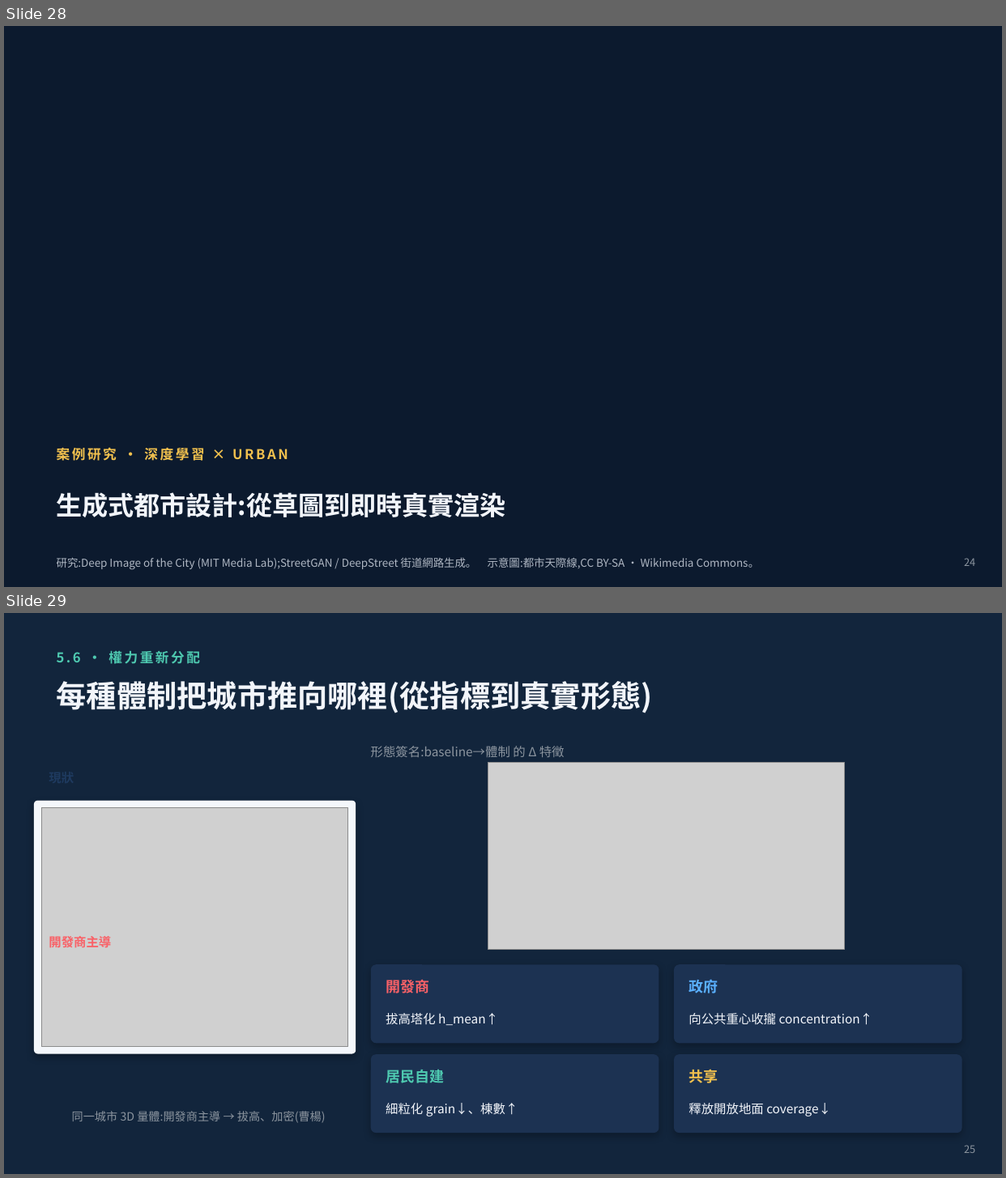
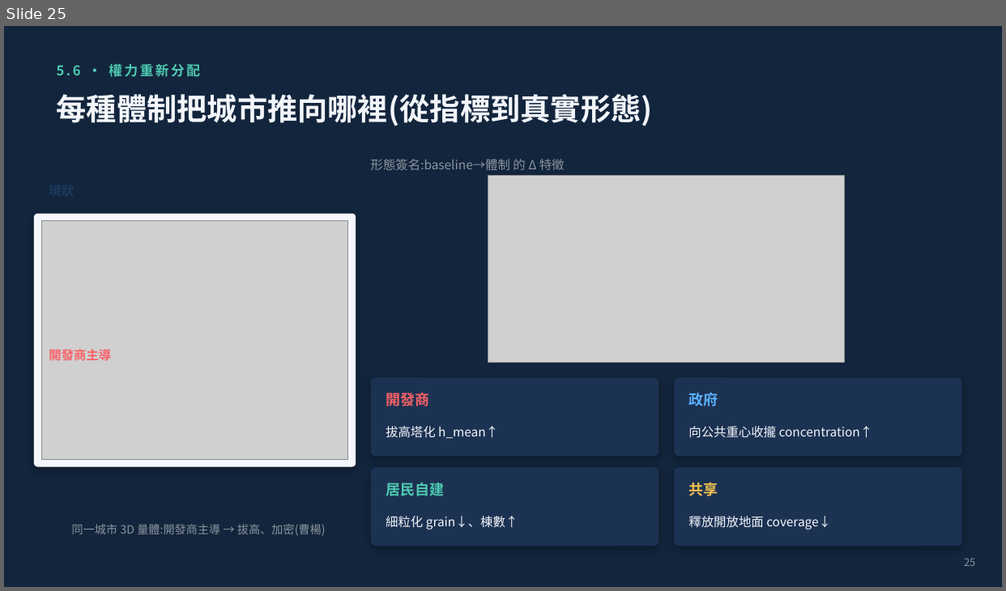
Before and after one commit to scott-lbx/ws-df26-w18, a slide deck: 07_Latent_Urban/潛空間教學簡報.pptx. Shown one above the other, each under a label of ours: slides 28 and 29 before the commit, slide 25 after it. The pictures are 1006x1178 and 1006x591 pixels, drawn with LibreOffice and Linux fonts; fonts in the diff are those of the drawing; grey boxes stand for pictures; background and template pictures are left out. Boxes give left, top, right and bottom in pixels: in the first picture for what was removed or moved away, otherwise in the second. Text is boxed around its words. In the diff, an @@ line names an element or a change of style, - is before the commit and + after.

```diff
--- a/07_Latent_Urban/潛空間教學簡報.pptx
+++ b/07_Latent_Urban/潛空間教學簡報.pptx
@@ slide 28 removed at (4,26,1002,587), background picture (left out) @@
@@ rectangle removed at (4,426,1002,587) @@
@@ text removed at (57,447,288,461) @@
-案例研究 · 深度學習 × URBAN
@@ text removed at (57,493,506,518) @@
-生成式都市設計:從草圖到即時真實渲染
@@ text removed at (57,557,760,570) @@
-研究:Deep Image of the City (MIT Media Lab);StreetGAN / DeepStreet 街道網路生成。 示意圖:都市天際線,CC BY-SA · Wikimedia Commons。
@@ text removed at (964,558,975,566) @@
-24
@@ what was slide 29 is now slide 25 @@
```
Also in this commit, not shown: 3 slides changed, 4 other slides removed, 1 other file.
